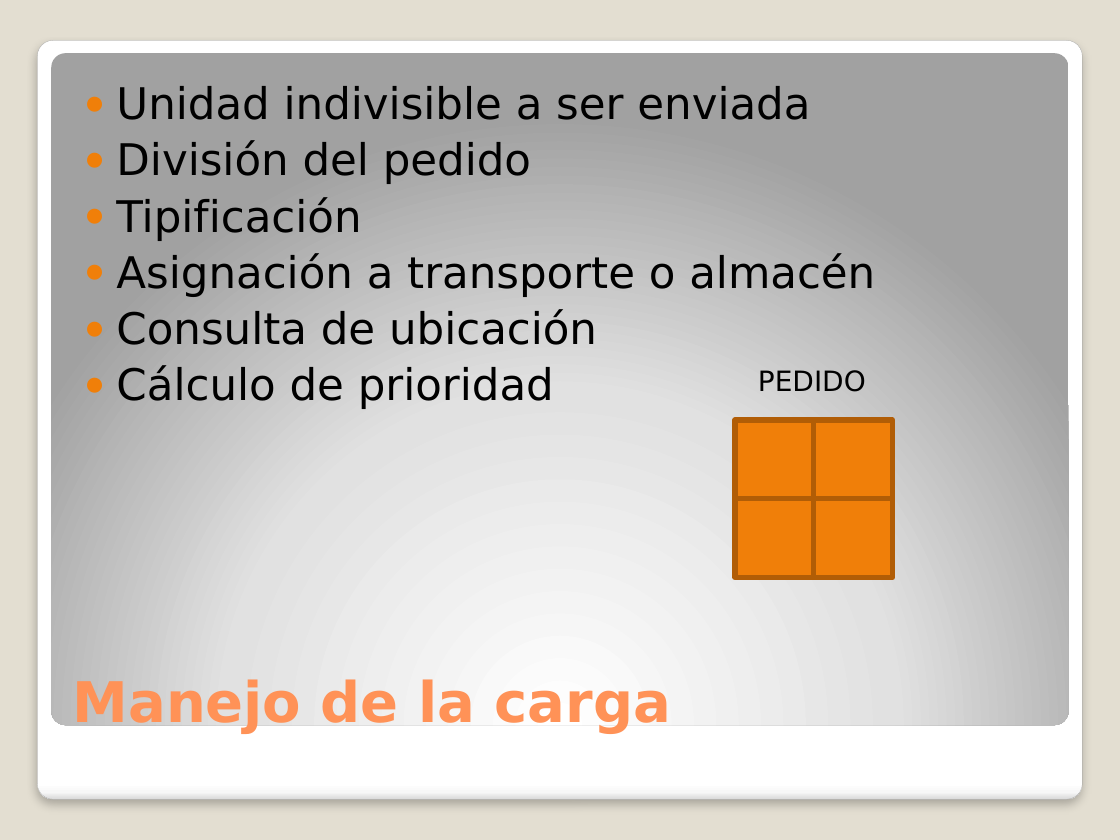
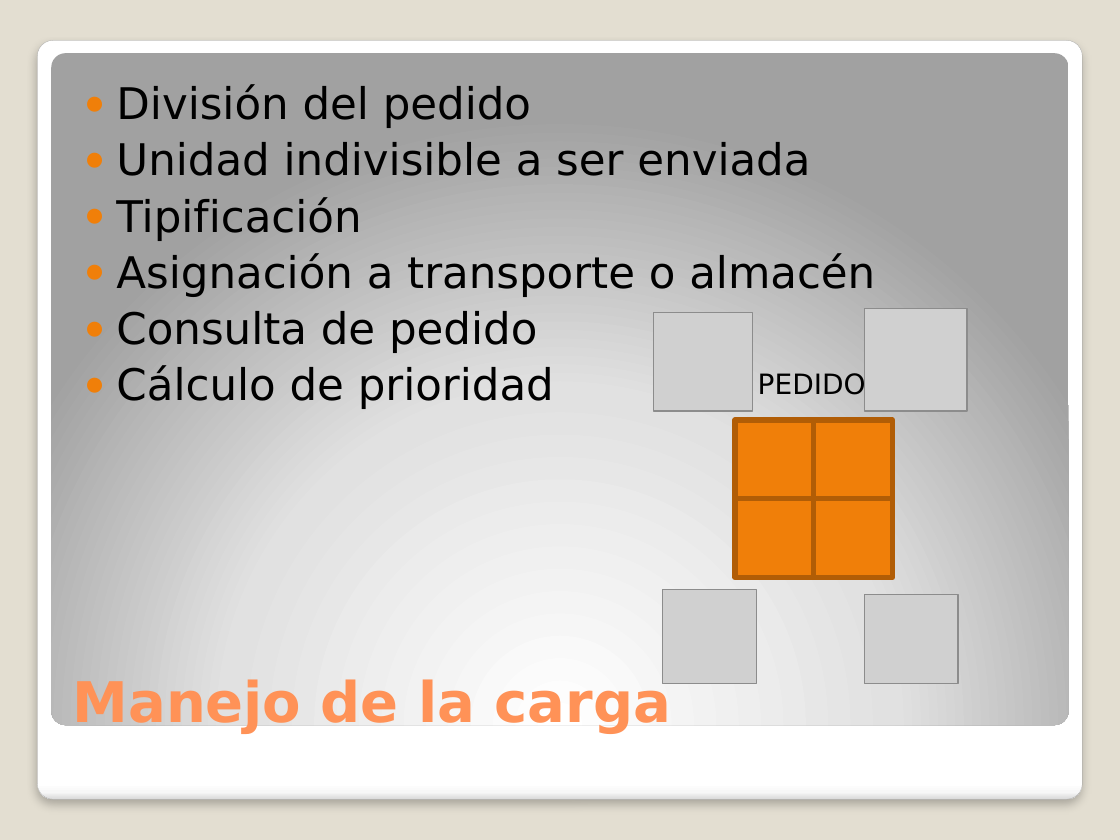
Before and after one commit to adrianachelotti/analisisdelainformacion7509, a slide deck: slide 6 of TodoMundo/Presentación/Presentacion.pptx. Drawn at 1120x840 pixels with LibreOffice and Linux fonts; fonts in the diff are those of the drawing; grey boxes stand for pictures. Boxes give left, top, right and bottom in pixels: in the first picture for what was removed or moved away, otherwise in the second. Text is boxed around its words. In the diff, an @@ line names an element or a change of style, - is before the commit and + after.

Commit message:
modificacion en la diapositiva: Manejo de cargas

```diff
--- a/TodoMundo/Presentación/Presentacion.pptx
+++ b/TodoMundo/Presentación/Presentacion.pptx
@@ text at (116, 84, 531, 128): paragraph added @@
+● División del pedido
@@ text at (116, 140, 531, 184): paragraph removed @@
-● División del pedido
@@ text at (116, 311, 537, 353): text changed @@
-● Consulta de ubicación
+● Consulta de pedido
@@ picture added at (654, 312, 753, 411) @@
@@ picture added at (865, 308, 968, 411) @@
@@ text "PEDIDO" rewrapped from (758, 370, 866, 392) to (758, 372, 866, 401) @@
@@ picture added at (663, 590, 757, 684) @@
@@ picture added at (865, 595, 959, 684) @@
```
Also in this commit, not shown: 1 other slide changed.
